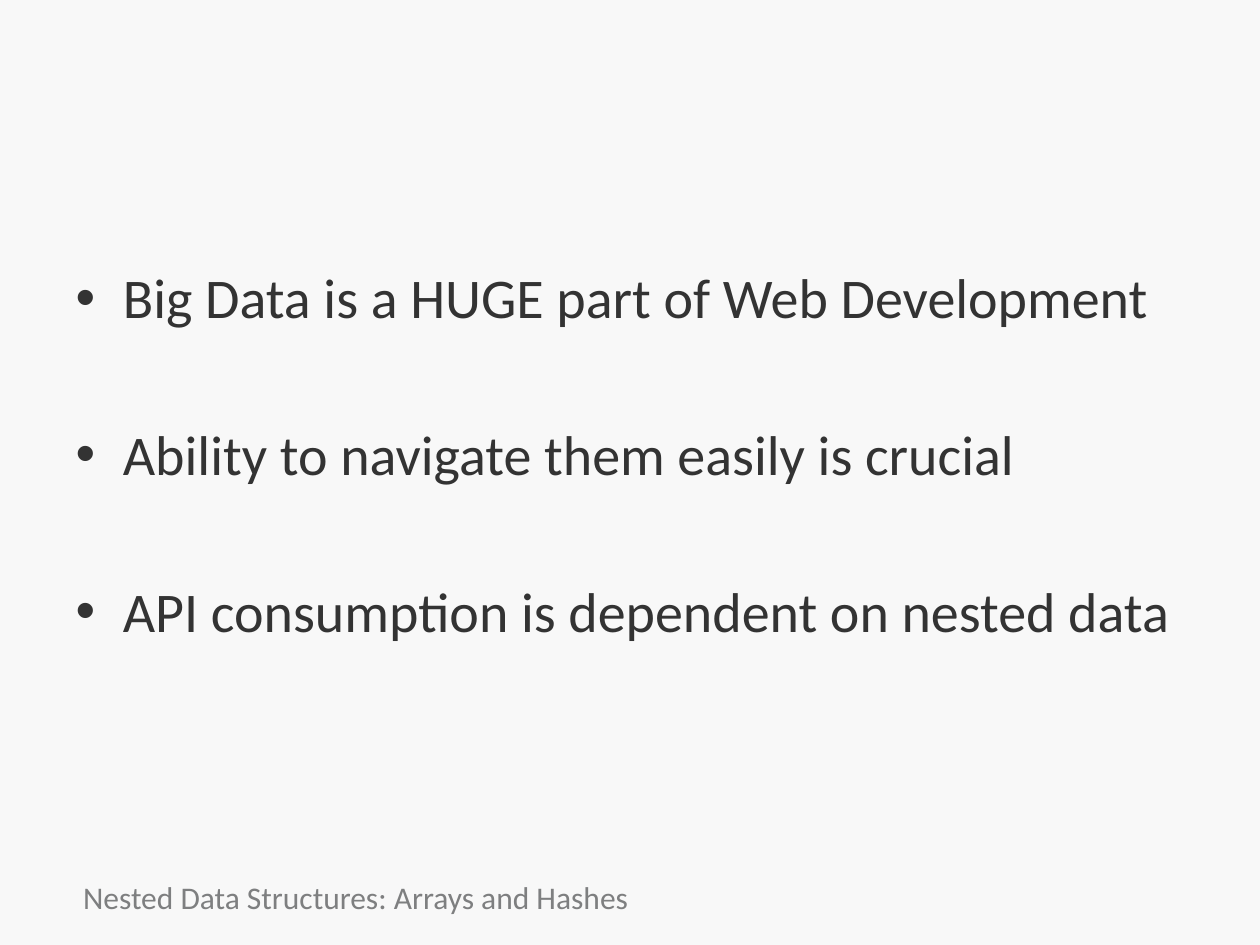
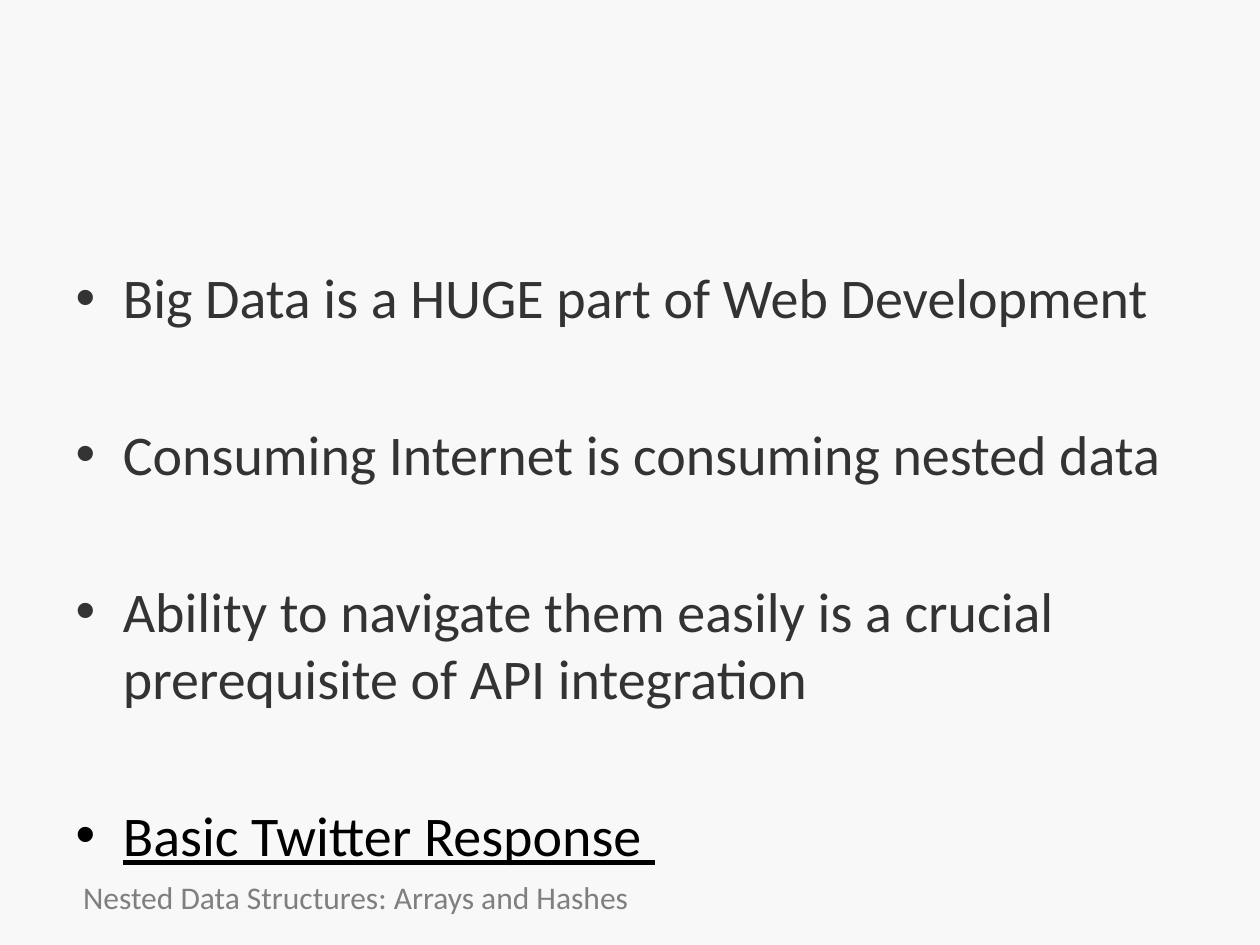
Before and after one commit to bootcoder/lectures, a slide deck: slide 3 of 1phase/data-stucts/HTC-nested-data-structures.pptx. Drawn at 1260x945 pixels with LibreOffice and Linux fonts; fonts in the diff are those of the drawing; background and template pictures are left out. Boxes give left, top, right and bottom in pixels: in the first picture for what was removed or moved away, otherwise in the second. Text is boxed around its words. In the diff, an @@ line names an element or a change of style, - is before the commit and + after.

```diff
--- a/1phase/data-stucts/HTC-nested-data-structures.pptx
+++ b/1phase/data-stucts/HTC-nested-data-structures.pptx
@@ text at bbox=[123, 436, 1160, 865]: text changed @@
-• Ability to navigate them easily is crucial
-• API consumption is dependent on nested data
+• Consuming Internet is consuming nested data
+• Ability to navigate them easily is a crucial prerequisite of API integration
+• Basic Twitter Response
```
Also in this commit, not shown: 1 other file.
